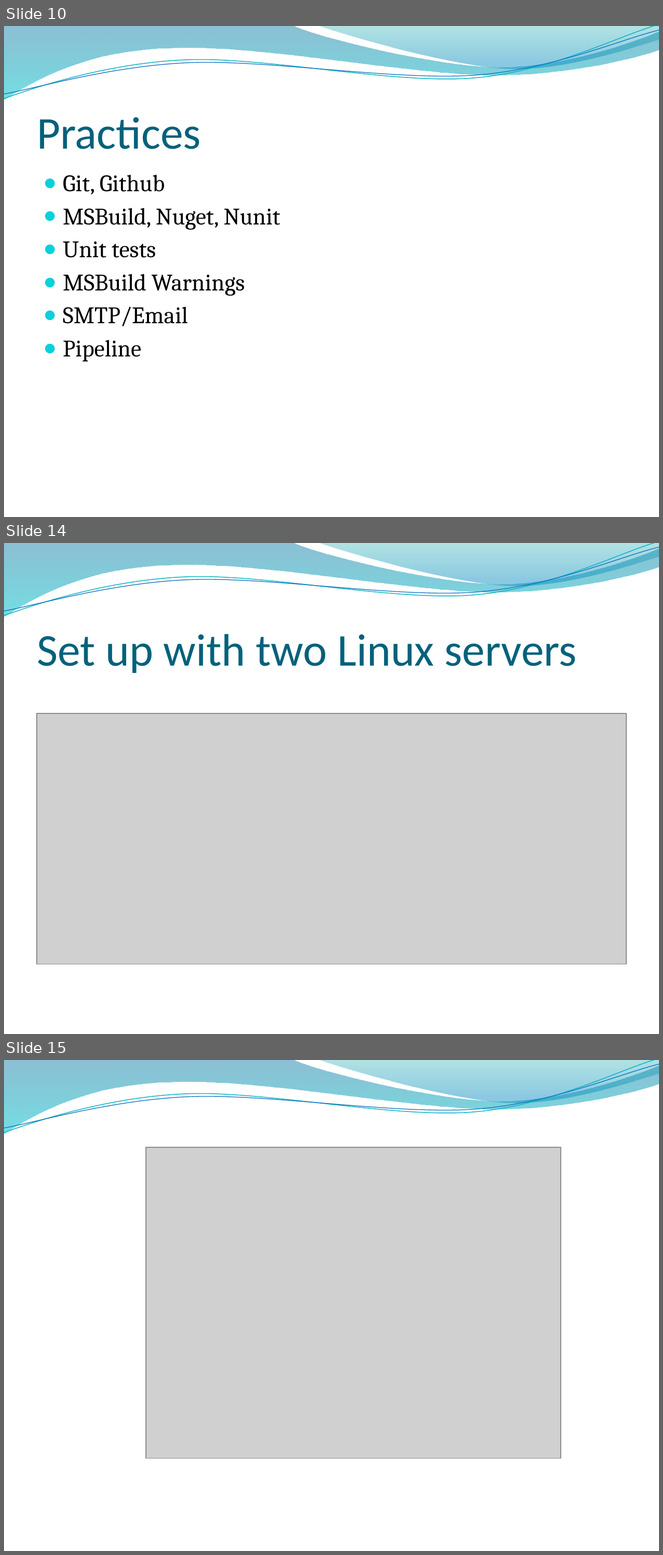
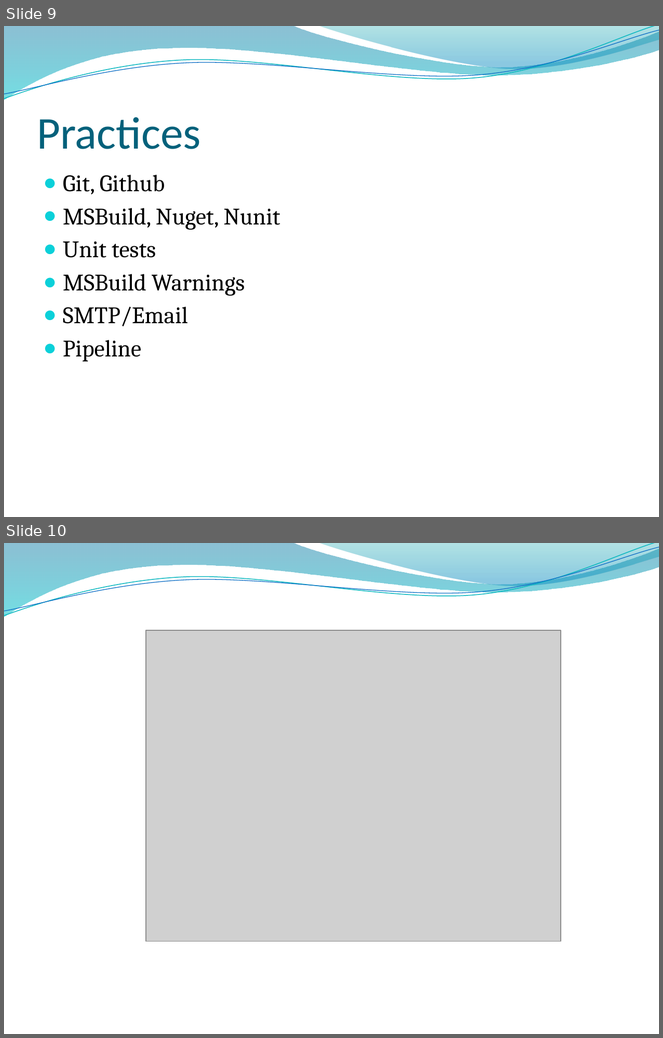
Before and after one commit to Ko38/IntroToJenkins, a slide deck: Introduction to Jenkins.pptx. Shown one above the other, each under a label of ours: slides 10, 14 and 15 before the commit, slides 9 and 10 after it; the slides between them are not shown. The pictures are 663x1555 and 663x1038 pixels, drawn with LibreOffice and Linux fonts; fonts in the diff are those of the drawing; grey boxes stand for pictures; background and template pictures are left out. Boxes give left, top, right and bottom in pixels: in the first picture for what was removed or moved away, otherwise in the second. Text is boxed around its words. In the diff, an @@ line names an element or a change of style, - is before the commit and + after.

```diff
--- a/Introduction to Jenkins.pptx
+++ b/Introduction to Jenkins.pptx
@@ slide 14 removed at <box>4,543,659,1034</box>, background picture (left out); not listed: 4 template elements that a slide beside it also shows @@
@@ title removed at <box>37,634,577,673</box> @@
-Set up with two Linux servers
@@ picture removed at <box>37,714,626,964</box> @@
@@ what was slide 10 is now slide 9 @@
@@ what was slide 15 is now slide 10 @@
```
Also in this commit, not shown: 1 slide changed, 4 other slides removed, 26 other files.
